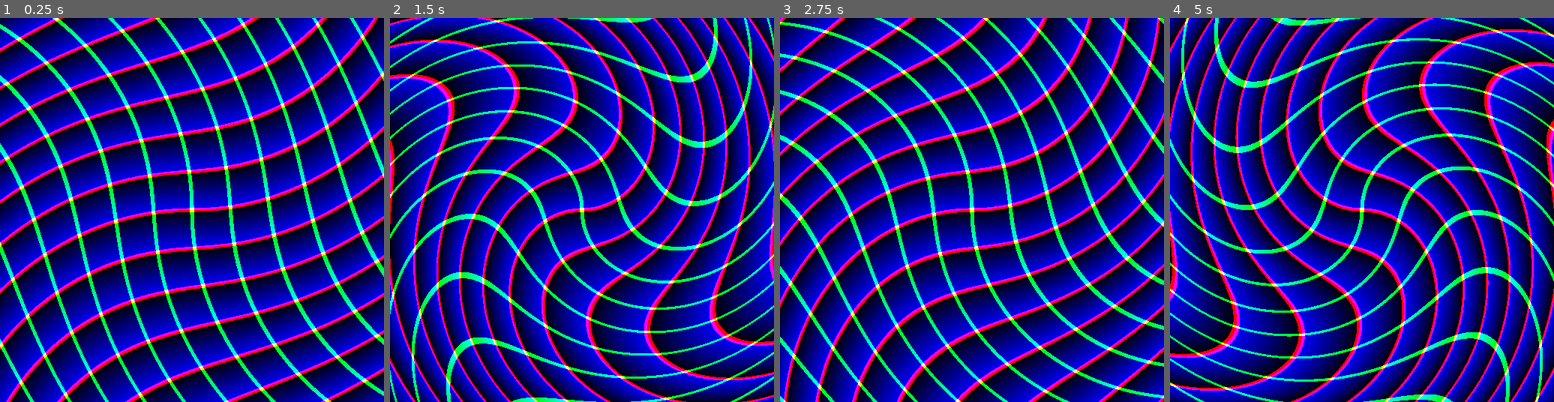
Above: before the commit, frames 1-4 (left to right).
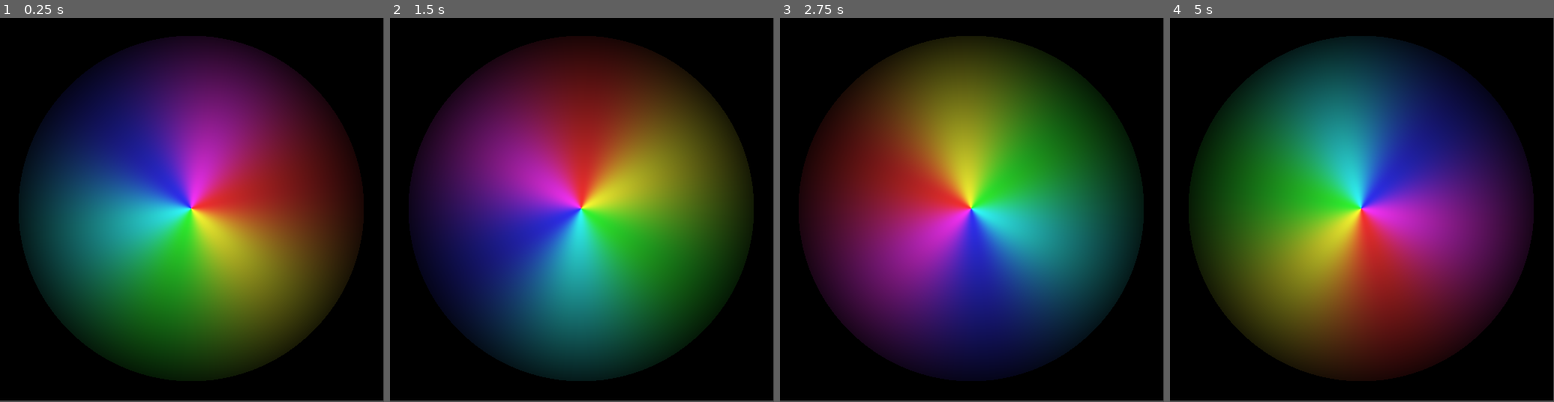
Above: after the commit, the same moments.

Repository: zedpoirier/Godot-Learning
Game: Godot game, scene res://FirstShader.tscn
Two runs of this game, one before a commit and one after it. Both use one fixed random seed, a clock stepped at 60 frames per second and the inputs below. The engine's default icon, where the game draws it, is replaced by a stand-in: a white triangle on a blue panel in a dark square.
Inputs:
- Up to frame 1 (0.25 s): no input
- Up to frame 2 (1.5 s): no input
- Up to frame 3 (2.75 s): no input
- Up to frame 4 (5 s): no input

The runs differ from the first frame. In frame 1, 98% of the frame differs, in the area x 0-100%, y 0-100%; in frame 2, 98%; in frame 3, 98%; in frame 4, 98%.

Commit message:
Playing with colors

Diff:
--- a/Matrix Playground/FirstShader.tscn
+++ b/Matrix Playground/FirstShader.tscn
@@ -1,8 +1,14 @@
-[gd_scene load_steps=4 format=2]
+[gd_scene load_steps=6 format=2]
 
 [ext_resource path="res://new_shadermaterial.tres" type="Material" id=1]
 [ext_resource path="res://TranslateExample.gd" type="Script" id=2]
 [ext_resource path="res://icon.png" type="Texture" id=3]
+[ext_resource path="res://Shaders/Colors.shader" type="Shader" id=4]
+
+[sub_resource type="ShaderMaterial" id=2]
+shader = ExtResource( 4 )
+shader_param/colorA = Vector3( 0.301, 0.141, 0.912 )
+shader_param/colorB = Vector3( 1, 0.833, 0.224 )
 
 [node name="TextureRect" type="TextureRect"]
 anchor_right = 1.0
@@ -11,10 +17,26 @@
 "_edit_use_anchors_": false
 }
 
-[node name="ColorRect" type="ColorRect" parent="."]
+[node name="GridMessy" type="ColorRect" parent="."]
+visible = false
 material = ExtResource( 1 )
 anchor_right = 1.0
 anchor_bottom = 1.0
+margin_left = -5.88626
+margin_right = -5.88626
+color = Color( 0.423529, 0.47451, 0.0745098, 1 )
+__meta__ = {
+"_edit_use_anchors_": false
+}
+
+[node name="Colors" type="ColorRect" parent="."]
+material = SubResource( 2 )
+anchor_right = 1.0
+anchor_bottom = 1.0
+margin_left = -0.563141
+margin_top = -1.96335
+margin_right = -0.563141
+margin_bottom = -1.96335
 color = Color( 0.423529, 0.47451, 0.0745098, 1 )
 __meta__ = {
 "_edit_use_anchors_": false
--- /dev/null
+++ b/Matrix Playground/Shaders/Colors.shader
@@ -0,0 +1,30 @@
+shader_type canvas_item;
+
+uniform vec3 colorA = vec3(0.149,0.141,0.912);
+uniform vec3 colorB = vec3(1.000,0.833,0.224);
+const float TWO_PI = 6.28318530718;
+
+vec3 hsb2rgb(vec3 c){
+    vec3 rgb = clamp(abs(mod(c.x*6.0+vec3(0.0,4.0,2.0), 6.0) -3.0) -1.0, 0.0, 1.0);
+    rgb = rgb*rgb*(3.0-2.0*rgb);
+    return c.z * mix(vec3(1.0), rgb, c.y);
+}
+
+
+void fragment(){
+	// Use polar coordinates instead of cartesian
+	vec3 color = vec3(0);
+    vec2 toCenter = vec2(0.5)-UV;
+    float angle = atan(toCenter.y,toCenter.x);
+	angle += TIME;
+    float radius = length(toCenter)*2.0;
+
+    // Map the angle (-PI to PI) to the Hue (from 0 to 1)
+    // and the Saturation to the radius
+    color = hsb2rgb(vec3((angle/TWO_PI)+0.5,0.8,1.0-radius));
+
+	float circle = 1.0 - step(radius, 0.9);
+	color = mix(color, vec3(0), circle);
+
+	COLOR = vec4(color, 1);
+}
--- /dev/null
+++ b/Matrix Playground/Shaders/SpaceSquish.shader
@@ -0,0 +1,30 @@
+shader_type canvas_item;
+
+uniform float value = 0.0;
+uniform vec2 amplitude = vec2(20.0, 20.0);
+uniform vec2 divisions = vec2(2.0, 2.0);
+uniform float twist = 0.0;
+uniform mat2 rot90ccw = mat2(vec2(0.0, 1.0), vec2(1.0, 0.0));
+uniform mat2 bosCorrection = mat2(vec2(1.0, 0.0), vec2(0.0, -1.0));
+
+mat2 rotate2d(float _angle){
+    return mat2(vec2(cos(_angle),-sin(_angle)),
+                vec2(sin(_angle),cos(_angle)));
+}
+
+void fragment(){
+	vec2 altUV = UV;
+	altUV -= amplitude.x;
+	altUV += amplitude.y;
+	float dist = length(altUV);
+	dist *= value;
+	altUV *= mat2(vec2(altUV.x * value, 0), vec2(0, altUV.y * value));
+
+
+	altUV *= divisions;
+	altUV = fract(altUV);
+	vec2 top = step(vec2(0.95), altUV);
+	vec2 bot = step(altUV, vec2(0.05));
+	vec2 res = top + bot;
+	COLOR = vec4(res.y, res.x, 0, 1.0);
+}
--- a/Matrix Playground/new_shadermaterial.tres
+++ b/Matrix Playground/new_shadermaterial.tres
@@ -1,12 +1,12 @@
 [gd_resource type="ShaderMaterial" load_steps=2 format=2]
 
-[ext_resource path="res://Shaders/Warping.shader" type="Shader" id=1]
+[ext_resource path="res://Shaders/SpaceSquish.shader" type="Shader" id=1]
 
 [resource]
 shader = ExtResource( 1 )
-shader_param/time_value = 10.0
-shader_param/amplitude = Vector2( 200, 50 )
+shader_param/value = 0.001
+shader_param/amplitude = Vector2( 0.5, 0 )
 shader_param/divisions = Vector2( 10, 10 )
-shader_param/twist = 3.0
+shader_param/twist = 1.0
 shader_param/rot90ccw = Transform2D( 0, 1, 1, 0, 0, 0 )
 shader_param/bosCorrection = Transform2D( 1, 0, 0, -1, 0, 0 )
